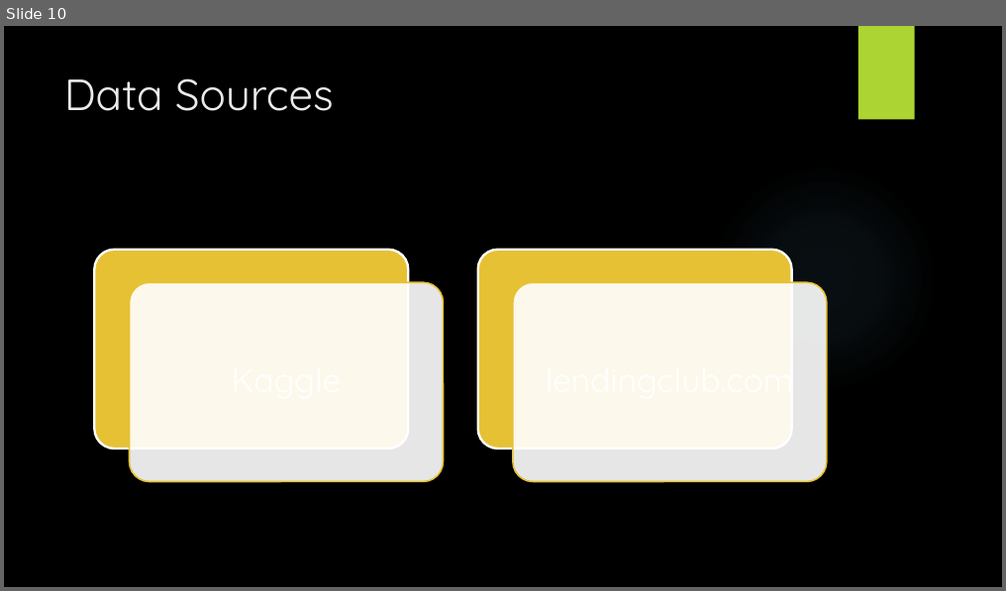
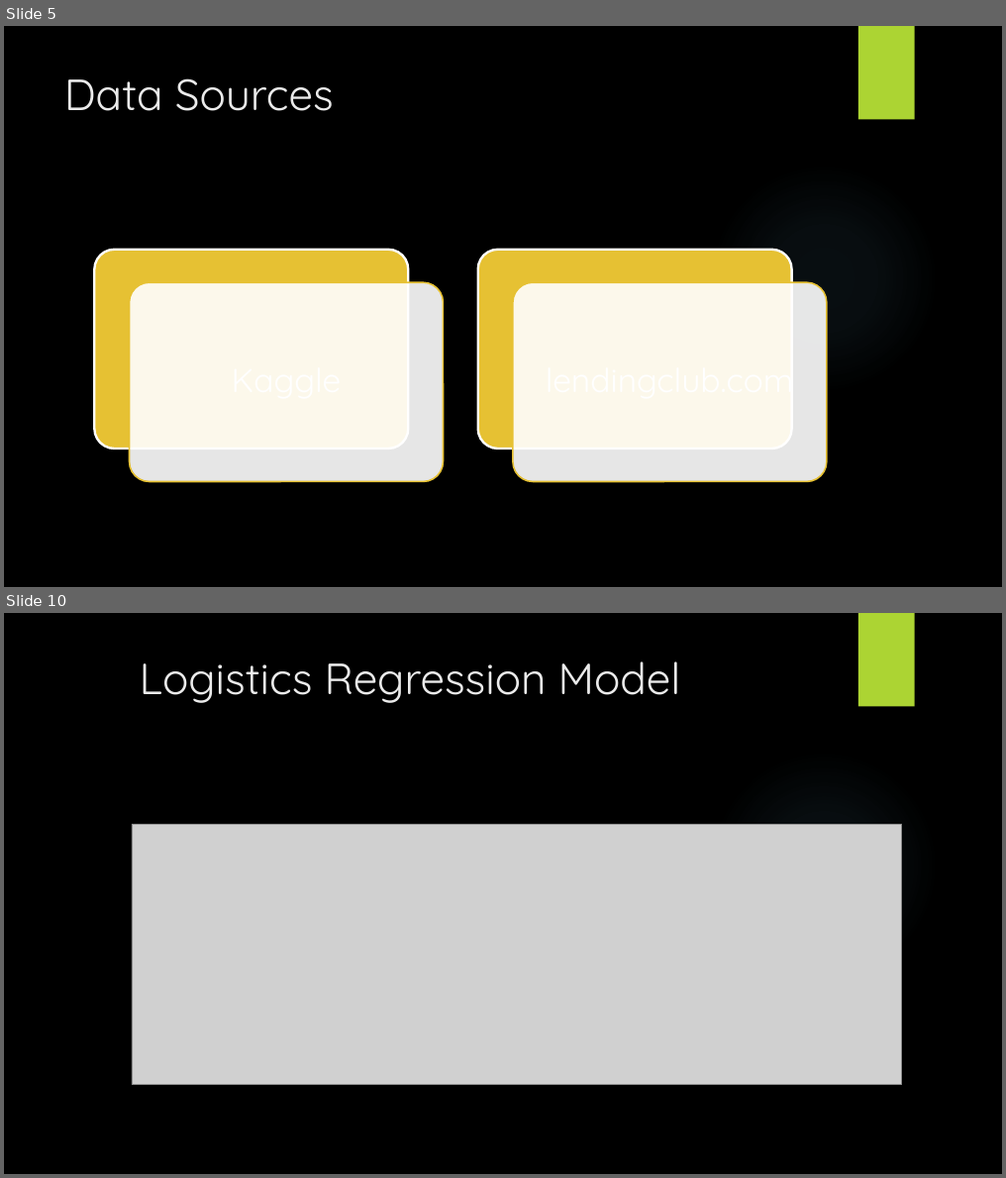
Before and after one commit to Minhtranaccount/Loan_Pay_Back_Ability, a slide deck: project 4 presentation.pptx. Shown one above the other, each under a label of ours: slide 10 before the commit, slides 5 and 10 after it; the slides between them are not shown. The pictures are 1006x591 and 1006x1178 pixels, drawn with LibreOffice and Linux fonts; fonts in the diff are those of the drawing; grey boxes stand for pictures; background and template pictures are left out. Boxes give left, top, right and bottom in pixels: in the first picture for what was removed or moved away, otherwise in the second. Text is boxed around its words. In the diff, an @@ line names an element or a change of style, - is before the commit and + after.

```diff
--- a/project 4 presentation.pptx
+++ b/project 4 presentation.pptx
@@ slide 10 added at (4, 613, 1002, 1174), background picture (left out); not listed: 1 template element that a slide beside it also shows @@
@@ rectangle added at (858, 613, 915, 707), fill #ACD433 @@
@@ title added at (140, 662, 681, 703), 42 pt, text #EBEBEB @@
+Logistics Regression Model
@@ picture added at (132, 824, 902, 1084) @@
@@ what was slide 10 is now slide 5 @@
```
Also in this commit, not shown: 5 slides changed, 4 other slides added, 2 slides removed.
